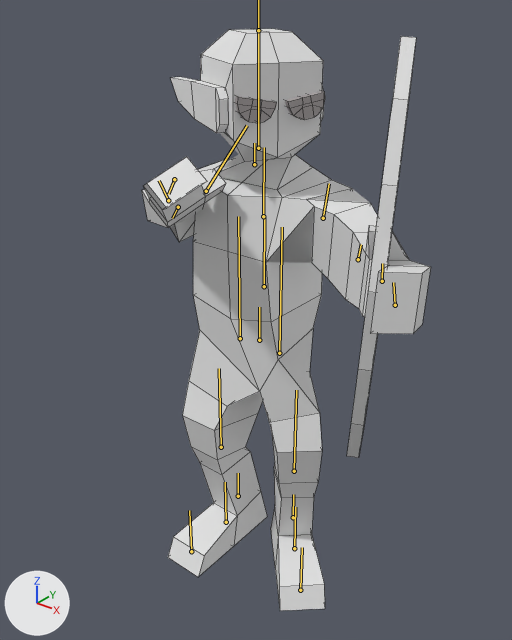
One commit to the FBX model Assets/animations/darkelf_attack 2 loop.fbx: the scene before it, then after it.
Camera for both pictures: a 50 mm camera at (0.834, -1.056, 1.261) aimed at (0.022, -0.04, 0.631). Arrows for +X, +Y and +Z are at lower left; the lights stay in place. Both versions are drawn at frame 60 of the action 'C4D Animation Take'; the numbers are the values there. The bones that bend it are drawn over the model as lines. Mesh edges are drawn as thin lines.

In view in the first picture: 'bow_1'.
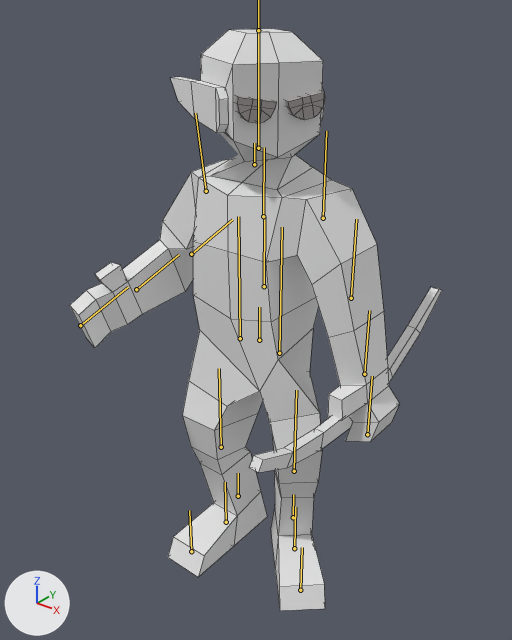
Changed parts and their boxes (x1, y1, x2, y2) in the pictures (512 x 640 px):
'bow_1', posed (29% wider)
    before: (142, 29, 431, 611)
    after: (70, 29, 442, 611)
bone 'left_arm', root to tip
    before: (323, 218) to (329, 183)
    after: (323, 218) to (326, 131)
bone 'elbow', root to tip
    before: (358, 259) to (361, 244)
    after: (351, 298) to (356, 219)
bone 'right_arm', root to tip
    before: (206, 191) to (247, 125)
    after: (206, 191) to (195, 113)
bone 'elbow_2', root to tip
    before: (168, 200) to (159, 180)
    after: (191, 254) to (232, 219)
bone 'hand_2', root to tip
    before: (178, 207) to (172, 218)
    after: (136, 289) to (179, 254)

Diff of the bpy script that builds the scene:
```diff
--- a/Assets/animations/darkelf_attack 2 loop.fbx.py
+++ b/Assets/animations/darkelf_attack 2 loop.fbx.py
@@ bone_left_arm @@
 bone_left_arm = bpy.data.objects['Armature'].pose.bones['left_arm']  # child of 'chest'
-bone_left_arm.rotation_quaternion = (0.728, -0.635, 0.208, 0.152)  # degrees (-83, 30, -3)
+bone_left_arm.rotation_quaternion = (1.0, 0.0, 0.0, 0.0)  # degrees (0, 0, 0)
@@ bone_elbow @@
 bone_elbow = bpy.data.objects['Armature'].pose.bones['elbow']  # child of 'left_arm'
-bone_elbow.rotation_quaternion = (0.987, -0.161, 0.002, -0.014)  # degrees (-19, 0, -2)
+bone_elbow.rotation_quaternion = (1.0, 0.0, 0.0, 0.0)  # degrees (0, 0, 0)
@@ bone_right_arm @@
 bone_right_arm = bpy.data.objects['Armature'].pose.bones['right_arm']  # child of 'chest'
-bone_right_arm.rotation_quaternion = (0.821, -0.124, 0.485, -0.273)  # degrees (-43, 47, -56)
+bone_right_arm.rotation_quaternion = (0.998, 0.0, 0.0, 0.067)  # degrees (0, 0, 8)
@@ bone_elbow_2 @@
 bone_elbow_2 = bpy.data.objects['Armature'].pose.bones['elbow_2']  # child of 'right_arm'
-bone_elbow_2.location = (1.3, 8.5, -1.0)
-bone_elbow_2.rotation_quaternion = (0.668, -0.61, 0.264, -0.334)  # degrees (-83, -3, -50)
+bone_elbow_2.location = (0.0, 0.0, 0.0)
+bone_elbow_2.rotation_quaternion = (0.797, -0.604, 0.0, 0.0)  # degrees (-74, 0, 0)
@@ bone_hand_2 @@
 bone_hand_2 = bpy.data.objects['Armature'].pose.bones['hand_2']  # child of 'elbow_2'
-bone_hand_2.rotation_quaternion = (0.951, -0.049, -0.208, -0.223)  # degrees (0, -25, -26)
+bone_hand_2.rotation_quaternion = (1.0, 0.0, 0.0, 0.0)  # degrees (0, 0, 0)
```
